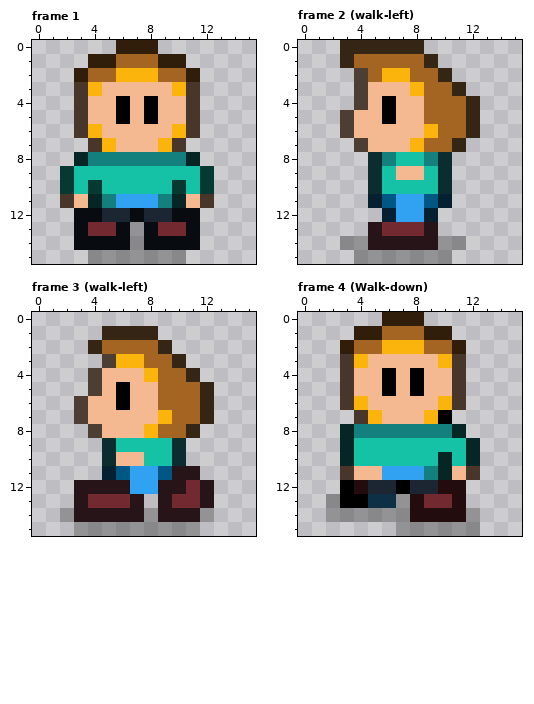
Two versions of one pixel-art file, LegendOfPixi/Draft/Hero.aseprite. Above, as it was before the edit.
16x16 pixels, 8 frames. Shown: frame 1, frame 2 (walk-left), frame 3 (walk-left), frame 4 (Walk-down). The commit also changed other frames, which this record leaves out.
After the commit:
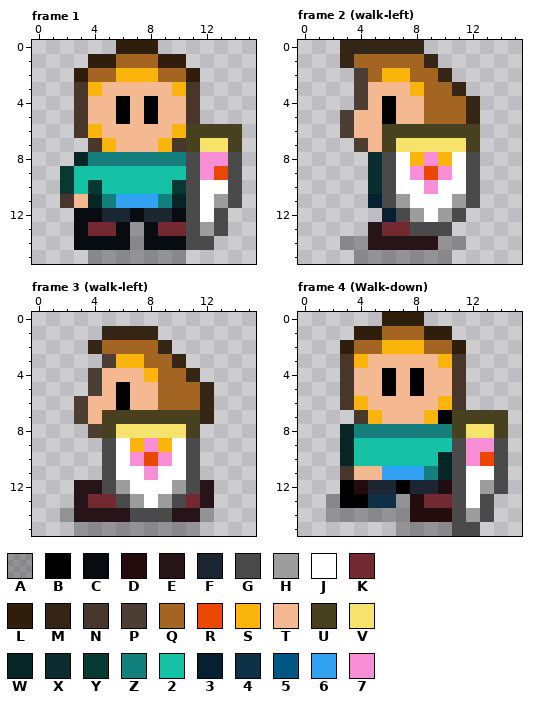
Palette (. is transparent): A #00000048  B #000000  C #080b0f  D #220c0e  E #271418  F #1b2632  G #4a4a4a  H #9d9d9d  J #ffffff  K #732930  L #301d0a  M #352514  N #48362a  P #4d3e34  Q #a46422  R #ec4700  S #fab40b  T #f4b990  U #47411f  V #f7e26b  W #062625  X #0b2d2f  Y #063931  Z #14807e  2 #15c2a5  3 #052131  4 #0e3047  5 #005784  6 #31a2f2  7 #f78ed6
The author wrote: add full shield support
What changed:
{"change": "layer \"Shield\" added"}
{"where": "frame 1, layer \"Shield\""}
{"frame":1,"y":6,"x":11,"old":"N...","new":"UUUU"}
{"frame":1,"y":7,"x":11,"old":"....","new":"UVVU"}
{"frame":1,"y":8,"x":11,"old":"W...","new":"G77G"}
{"frame":1,"y":9,"x":11,"old":"2Y..","new":"G7RG"}
{"frame":1,"y":10,"x":11,"old":"2Y..","new":"GJJG"}
{"frame":1,"y":11,"x":11,"old":"TN..","new":"GJHG"}
{"frame":1,"y":12,"x":11,"old":"C..","new":"GJG"}
{"frame":1,"y":13,"x":11,"old":"C..","new":"GHG"}
{"frame":1,"y":14,"x":11,"old":"C.","new":"GG"}
{"where": "frame 2 (walk-left), layer \"Shield\""}
{"frame":2,"y":6,"x":6,"old":"TTTSQQM","new":"UUUUUUU"}
{"frame":2,"y":7,"x":6,"old":"TTSQQM.","new":"UVVVVVU"}
{"frame":2,"y":8,"x":6,"old":"Z22ZX..","new":"GJS7SJG"}
{"frame":2,"y":9,"x":6,"old":"2TT2X..","new":"GJ7R7JG"}
{"frame":2,"y":10,"x":6,"old":"2222X..","new":"GJJ7JJG"}
{"frame":2,"y":11,"x":6,"old":"56653..","new":"GHJJJHG"}
{"frame":2,"y":12,"x":7,"old":"663..","new":"GHJHG"}
{"frame":2,"y":13,"x":8,"old":"KE.","new":"GGG"}
{"where": "frame 3 (walk-left), layer \"Shield\""}
{"frame":3,"y":7,"x":5,"old":"TTTTSQQ","new":"UUUUUUU"}
{"frame":3,"y":8,"x":5,"old":"TTTSQQM","new":"UVVVVVU"}
{"frame":3,"y":9,"x":5,"old":"X2222X.","new":"GJS7SJG"}
{"frame":3,"y":10,"x":5,"old":"XTT22X.","new":"GJ7R7JG"}
{"frame":3,"y":11,"x":5,"old":"35665EE","new":"GJJ7JJG"}
{"frame":3,"y":12,"x":5,"old":"EE66EEK","new":"GHJJJHG"}
{"frame":3,"y":13,"x":6,"old":"KE.EK","new":"GHJHG"}
{"frame":3,"y":14,"x":7,"old":"EAE","new":"GGG"}
{"where": "frame 4 (Walk-down), layer \"Shield\""}
{"frame":4,"y":7,"x":11,"old":"....","new":"UUUU"}
{"frame":4,"y":8,"x":11,"old":"W...","new":"UVVU"}
{"frame":4,"y":9,"x":11,"old":"2W..","new":"G77G"}
{"frame":4,"y":10,"x":11,"old":"2W..","new":"G7RG"}
{"frame":4,"y":11,"x":11,"old":"TN..","new":"GJJG"}
{"frame":4,"y":12,"x":11,"old":"D...","new":"GJHG"}
{"frame":4,"y":13,"x":11,"old":"D..","new":"GJG"}
{"frame":4,"y":14,"x":11,"old":"DA.","new":"GHG"}
{"frame":4,"y":15,"x":11,"old":"AA","new":"GG"}
{"label":"changed","picture_box":[186,124,242,250]}
{"label":"changed","picture_box":[382,124,480,236]}
{"label":"changed","picture_box":[102,410,200,522]}
{"label":"changed","picture_box":[452,410,508,536]}
